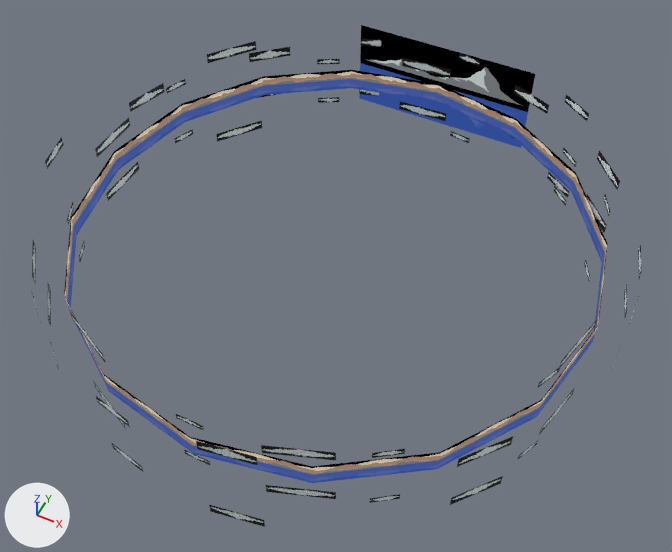
The Blender file samples/golf/mod_kit/skybox.blend as it was, and as the next commit left it.
Both versions are drawn from a 50 mm lens placed at (10.9, -21.8, 25.2), pointed at (0.5, -1.0, -0.9). The axes (+X, +Y, +Z) are drawn at lower left. The lights are the same throughout.

Script lines for the objects in view, before the commit:
```python
me_cylinder = bpy.data.meshes.new('Cylinder')
me_cylinder.from_pydata(...)  # 64 vertices, 32 faces; spans x -10.0..10.0, y -10.0..10.0, z -0.5..0.5
me_cylinder.polygons.foreach_set('use_smooth', [True] * 32)
me_cylinder.materials.append(mat_horizon)
me_plane_005 = bpy.data.meshes.new('Plane.005')
me_plane_005.from_pydata(...)  # 704 vertices, 464 faces; spans x -10.0..10.2, y -10.2..10.0, z -0.1..0.3
# faces by material slot: [282, 182]
me_plane_005.materials.append(mat_fields)
me_plane_005.materials.append(mat_sand)  # picture img_beach_png
me_plane_008 = bpy.data.meshes.new('Plane.008')
me_plane_008.from_pydata(...)  # 232 vertices, 58 faces; spans x -10.8..10.9, y -10.8..10.7, z -2.4..2.4
me_plane_008.materials.append(mat_clouds)  # picture img_cloud01_png
ob_clouds = bpy.data.objects.new('Clouds', me_plane_008)
ob_clouds.location = (0.0, 0.0, 0.0)
ob_horizon = bpy.data.objects.new('Horizon', me_cylinder)
ob_horizon.location = (0.0, 0.0, 0.0)
ob_tropical = bpy.data.objects.new('tropical', me_plane_005)
ob_tropical.location = (0.0, 0.0, 0.0)
ob_tropical.hide_set(True)
# also in view: 'Mountains' at (0.0, 10.5, 0.0)
```
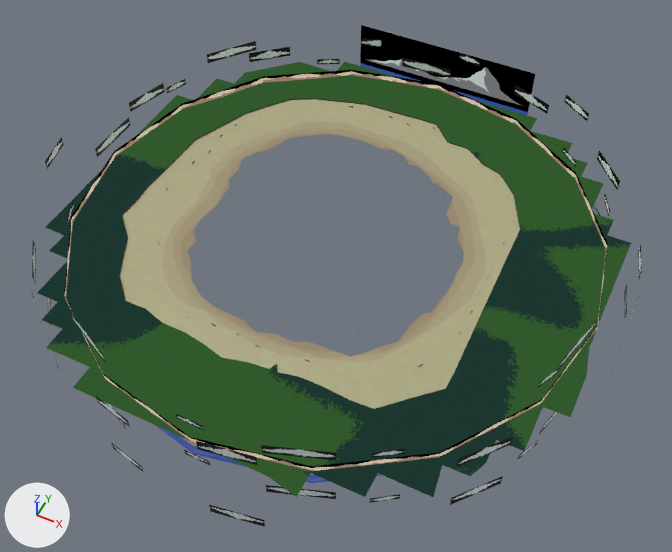
The edits, one by one:
Object 'tropical' (ob_tropical) is now shown.

Pixel boxes [x1, y1, x2, y2] of what changed, in the pictures (672 x 552 px):
'tropical', shown
    after: [37, 61, 631, 497]
'Horizon', unchanged, covered by the edit
    both: [64, 70, 607, 483]
